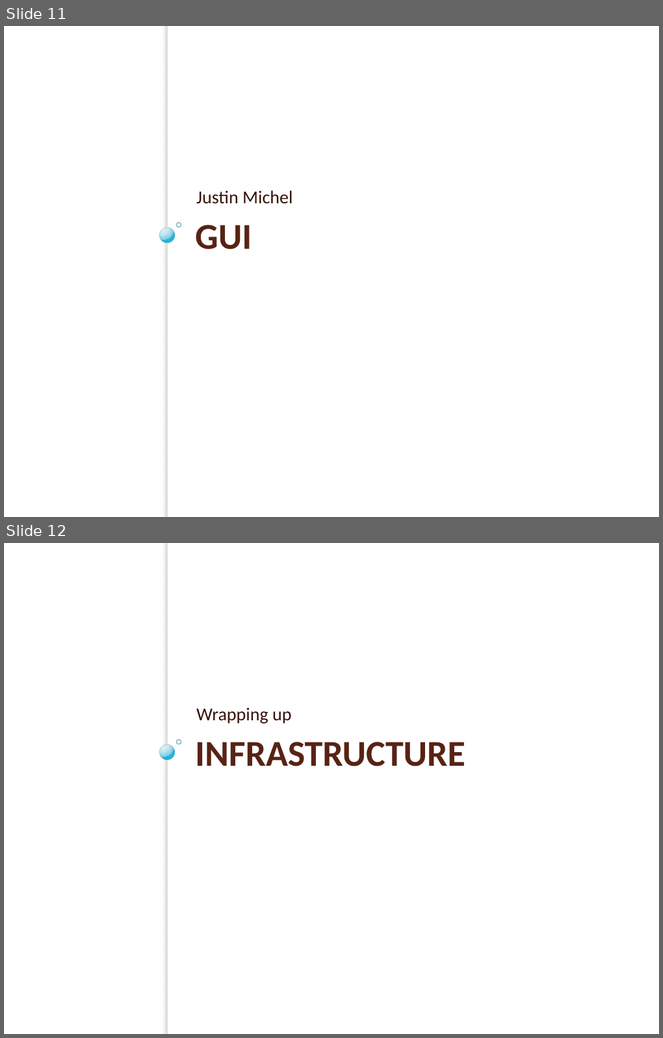
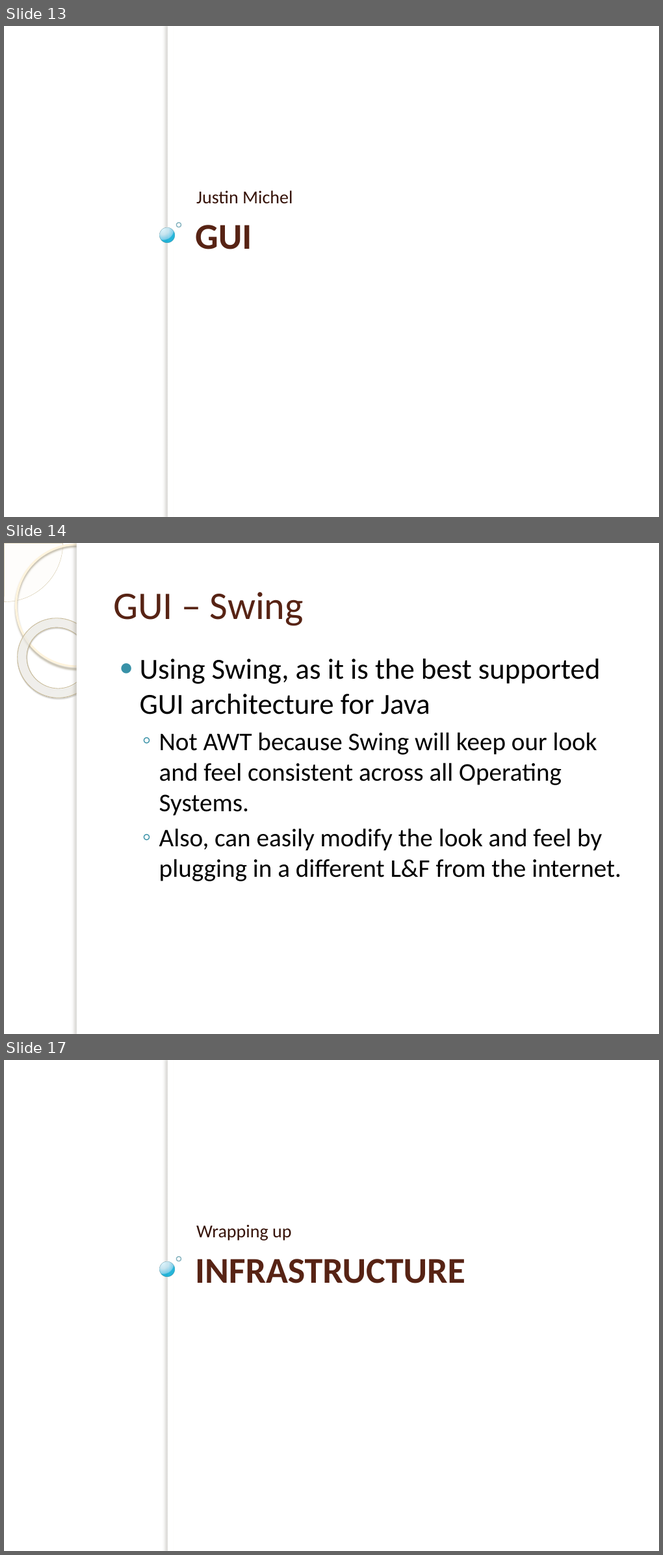
Before and after one commit to micphijus/eecs393whiteboard, a slide deck: Docs/Chatboard Build 1.pptx. Shown one above the other, each under a label of ours: slides 11 and 12 before the commit, slides 13, 14 and 17 after it; the slides between them are not shown. The pictures are 663x1038 and 663x1555 pixels, drawn with LibreOffice and Linux fonts; fonts in the diff are those of the drawing; background and template pictures are left out. Boxes give left, top, right and bottom in pixels: in the first picture for what was removed or moved away, otherwise in the second. Text is boxed around its words. In the diff, an @@ line names an element or a change of style, - is before the commit and + after.

```diff
--- a/Docs/Chatboard Build 1.pptx
+++ b/Docs/Chatboard Build 1.pptx
@@ slide 14 added at [4,543,659,1034], background picture (left out) @@
@@ pie slice (boxed as its full ellipse) added at [4,543,63,602], fill #FEFAF4 at 33% opacity, outline #D3C39F 0.25 pt @@
@@ ellipse added at [16,544,138,667], outline #FFF5DE 2.15 pt @@
@@ rectangle added at [77,543,659,1034], fill #FFFFFF @@
@@ rectangle added at [77,543,82,1034], fill #FFFFFF @@
@@ title added at [113,592,304,626], 43 pt, text #572314 @@
+GUI – Swing
@@ donut added at [4,602,114,714], fill gradient #FFFCF6 to #FFFEFB to #F0D28E, outline #C7B893 0.58 pt @@
@@ text added at [140,659,622,882], 28 pt, text #000000 @@
+● Using Swing, as it is the best supported GUI architecture for Java
+  ◦ Not AWT because Swing will keep our look and feel consistent across all Operating Systems.
+  ◦ Also, can easily modify the look and feel by plugging in a different L&F from the internet.
@@ what was slide 11 is now slide 13 @@
@@ what was slide 12 is now slide 17 @@
```
Also in this commit, not shown: 4 other slides added.
